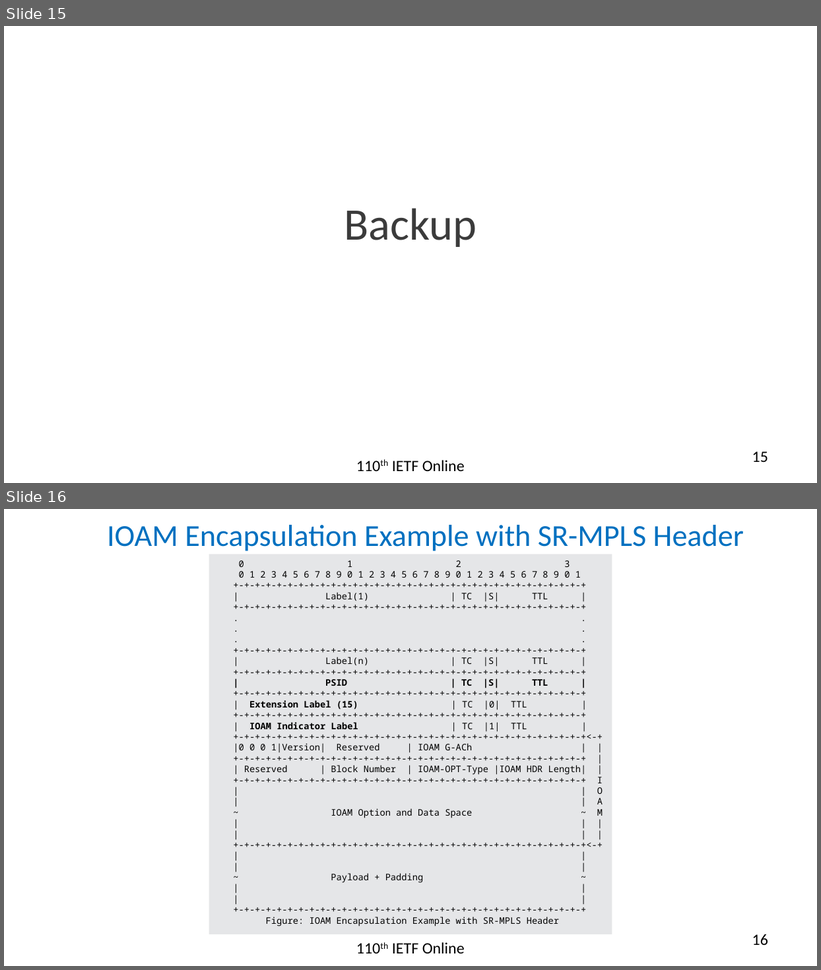
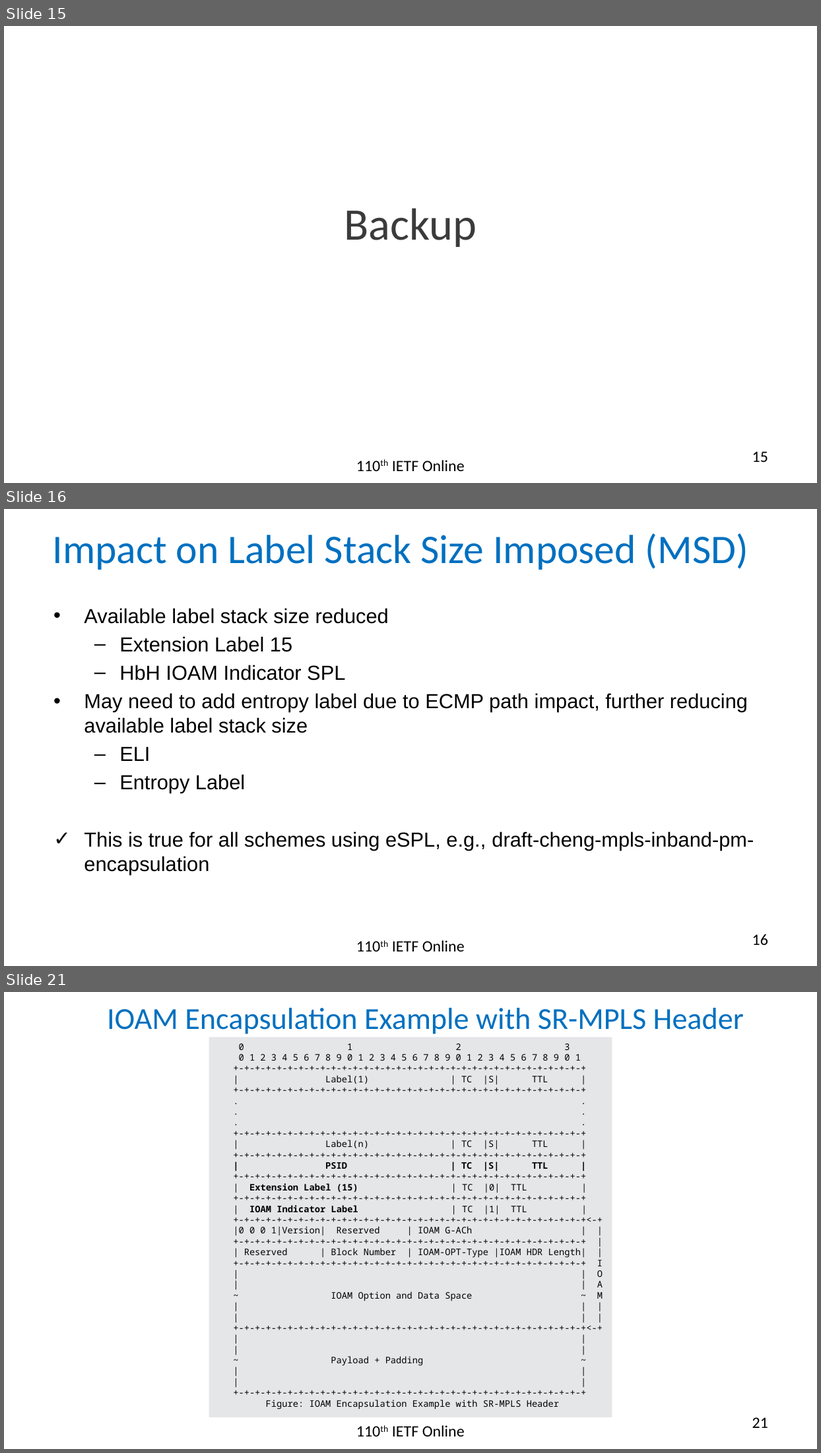
Before and after one commit to rakgandhi/ietf-slides, a slide deck: draft-gandhi-mpls-ioam-sr-05.pptx. Shown one above the other, each under a label of ours: slides 15 and 16 before the commit, slides 15, 16 and 21 after it; the slides between them are not shown. The pictures are 821x970 and 821x1453 pixels, drawn with LibreOffice and Linux fonts; fonts in the diff are those of the drawing. Boxes give left, top, right and bottom in pixels: in the first picture for what was removed or moved away, otherwise in the second. Text is boxed around its words. In the diff, an @@ line names an element or a change of style, - is before the commit and + after.

```diff
--- a/draft-gandhi-mpls-ioam-sr-05.pptx
+++ b/draft-gandhi-mpls-ioam-sr-05.pptx
@@ slide 16 added at box(4, 509, 817, 966), background #FFFFFF @@
@@ title added at box(53, 533, 748, 570), 36 pt, text #0070C0 @@
+Impact on Label Stack Size Imposed (MSD)
@@ text added at box(84, 608, 754, 875), 18 pt, text #000000 @@
+• Available label stack size reduced
+  – Extension Label 15
+  – HbH IOAM Indicator SPL
+• May need to add entropy label due to ECMP path impact, further reducing available label stack size
+  – ELI
+  – Entropy Label
+✓ This is true for all schemes using eSPL, e.g., draft-cheng-mpls-inband-pm-encapsulation
@@ text added at box(392, 941, 465, 952), 14 pt, text #000000 @@
+110th IETF Online
@@ page number added at box(752, 934, 768, 945), 14 pt, text #000000 @@
+16
@@ what was slide 16 is now slide 21 @@
@@ page number at box(752, 1418, 768, 1428): text changed @@
-16
+21
```
Also in this commit, not shown: 4 slides changed, 4 other slides added, 1 other file.
